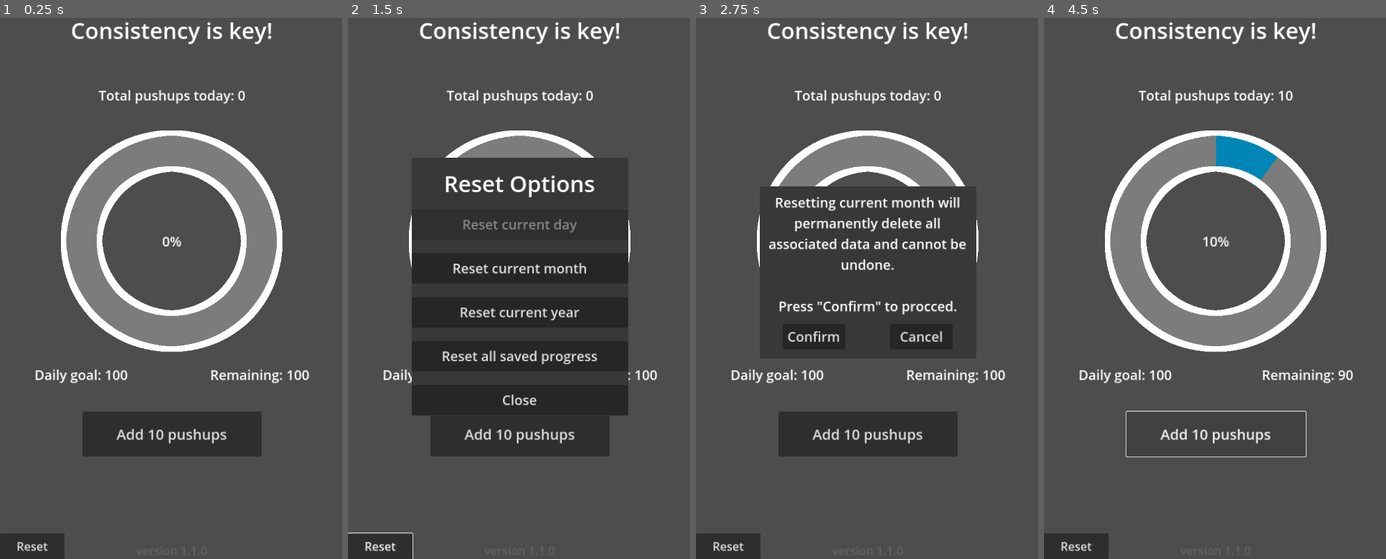
Above: before the commit, frames 1-4 (left to right).
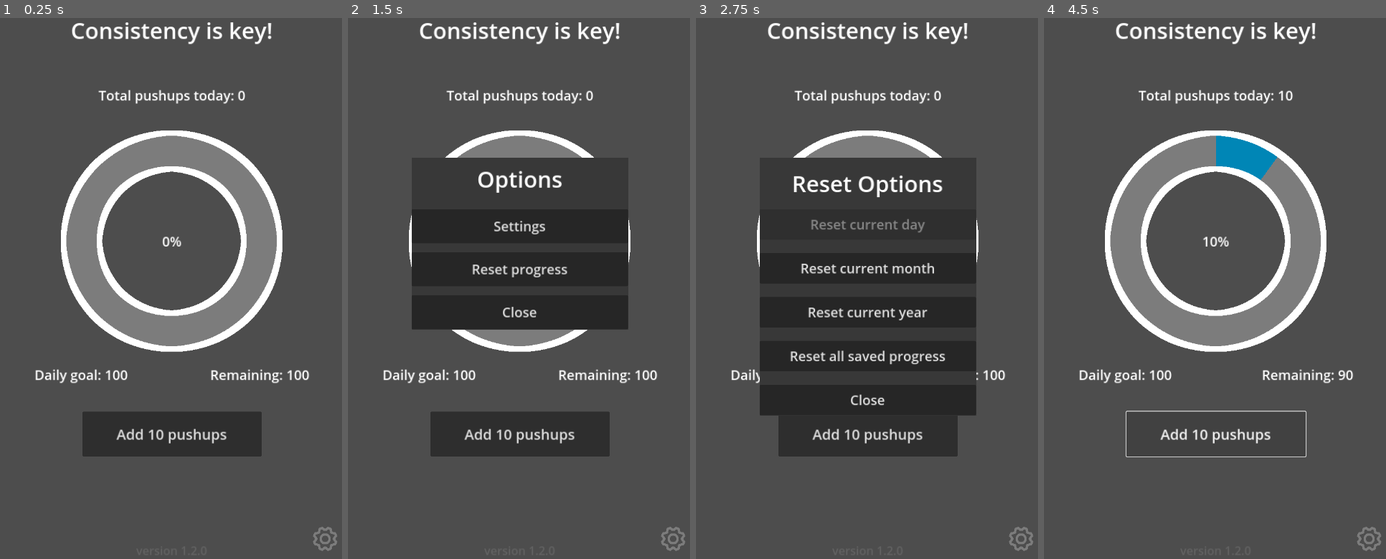
Above: after the commit, the same moments.

Repository: Vandreic/PushupProgression
Game: Godot game, scene res://src/main/main.tscn
Same seed, same stepped clock (60 frames per second), same inputs: the game is played once before the commit and once after it.
Inputs (mouse positions are in pixels of both pictures, inside the frame that each line leads up to):
- Up to frame 1 (0.25 s): no input
- Up to frame 2 (1.5 s): click (378, 548) at 0.5 s, where only the run before the commit has a clickable "Reset"; click (672, 537) at 1.27 s
- Up to frame 3 (2.75 s): click (867, 266) at 2 s, where only the run before the commit has a clickable "Reset current month"
- Up to frame 4 (4.5 s): click (1215, 310) at 2.75 s, where only the run after the commit has a clickable "Reset current year"; click "Confirm" at 3.5 s; click "Add 10 pushups" at 4.25 s

The runs differ from the first frame. In frame 1, 1.0% of the frame differs, in the area x 0-99%, y 94-100%; in frame 2, 11%; in frame 3, 12%, in the area x 0-99%, y 25-100%; in frame 4, 1.0%.

Commit message:
Created options menu & settings menu
Created options menu for settings and reset options. Daily goal and pushups per session can be changed in settings menu.

Diff:
--- a/project.godot
+++ b/project.godot
@@ -11,7 +11,7 @@
 [application]
 
 config/name="PushupProgression"
-config/version="1.1.0"
+config/version="1.2.0"
 run/main_scene="res://src/main/main.tscn"
 config/features=PackedStringArray("4.3", "GL Compatibility")
 config/icon="res://icon.svg"
@@ -34,8 +34,10 @@
 "res://global/": "red",
 "res://src/main/": "red",
 "res://src/ui/": "blue",
+"res://src/ui/options_menu/": "green",
+"res://src/ui/options_menu/reset_options_menu/": "orange",
+"res://src/ui/options_menu/settings_menu/": "orange",
 "res://src/ui/popup_confirm_box/": "orange",
-"res://src/ui/reset_options_menu/": "orange",
 "res://src/utilities/": "red"
 }
 
--- /dev/null
+++ b/src/ui/options_menu/options_menu.tscn
@@ -0,0 +1,62 @@
+[gd_scene load_steps=2 format=3 uid="uid://dmql83m487h3v"]
+
+[ext_resource type="Script" path="res://src/ui/options_menu/options_menu_manager.gd" id="1_3n07y"]
+
+[node name="OptionsMenu" type="CanvasLayer"]
+script = ExtResource("1_3n07y")
+
+[node name="FullWindow" type="Control" parent="."]
+layout_mode = 3
+anchors_preset = 15
+anchor_right = 1.0
+anchor_bottom = 1.0
+grow_horizontal = 2
+grow_vertical = 2
+
+[node name="BoxWindow" type="ColorRect" parent="FullWindow"]
+layout_mode = 1
+anchors_preset = -1
+anchor_left = 0.185
+anchor_top = 0.3
+anchor_right = 0.815
+anchor_bottom = 0.6
+color = Color(0.219608, 0.219608, 0.219608, 1)
+
+[node name="TitleLabel" type="Label" parent="FullWindow/BoxWindow"]
+layout_mode = 1
+anchors_preset = -1
+anchor_right = 1.0
+anchor_bottom = 0.25
+theme_override_font_sizes/font_size = 50
+text = "Options"
+horizontal_alignment = 1
+vertical_alignment = 1
+
+[node name="HBoxContainer" type="VBoxContainer" parent="FullWindow/BoxWindow"]
+layout_mode = 1
+anchors_preset = -1
+anchor_top = 0.3
+anchor_right = 1.0
+anchor_bottom = 1.0
+theme_override_constants/separation = 20
+
+[node name="SettingsButton" type="Button" parent="FullWindow/BoxWindow/HBoxContainer"]
+unique_name_in_owner = true
+layout_mode = 2
+size_flags_vertical = 3
+theme_override_font_sizes/font_size = 30
+text = "Settings"
+
+[node name="ResetMenuButton" type="Button" parent="FullWindow/BoxWindow/HBoxContainer"]
+unique_name_in_owner = true
+layout_mode = 2
+size_flags_vertical = 3
+theme_override_font_sizes/font_size = 30
+text = "Reset progress"
+
+[node name="CloseMenuButton" type="Button" parent="FullWindow/BoxWindow/HBoxContainer"]
+unique_name_in_owner = true
+layout_mode = 2
+size_flags_vertical = 3
+theme_override_font_sizes/font_size = 30
+text = "Close"
--- /dev/null
+++ b/src/ui/options_menu/options_menu_manager.gd
@@ -0,0 +1,65 @@
+## Options Menu Manager Script.
+##
+## This script controls the behavior of options menu. [br]
+##
+## [br]
+##
+## Path: [code]res://src/ui/options_menu/options_menu_manager_script.gd[/code]
+
+
+class_name OptionsMenuManager
+extends CanvasLayer
+
+
+## Settings button.
+@onready var settings_button: Button = %SettingsButton
+
+## Reset menu button.
+@onready var reset_menu_button: Button = %ResetMenuButton
+
+## Close options menu button.
+@onready var close_menu_button: Button = %CloseMenuButton
+
+
+## Signal: Emits when [member OptionsMenuManager.settings_button] pressed.
+signal settings_button_pressed
+
+## Signal: Emits when [member OptionsMenuManager.reset_menu_button] pressed.
+signal reset_menu_button_pressed
+
+
+## Close options menu (Removes scene from tree).
+func close_menu() -> void:
+	# Delete scene from tree
+	get_parent().remove_child(self)
+	queue_free()
+
+
+## On [member member OptionsMenuManager.settings_button] pressed.
+func _on_settings_button_pressed() -> void:
+	# Emit button signal
+	settings_button_pressed.emit()
+	# Close options menu
+	close_menu()
+
+
+## On [member member OptionsMenuManager.reset_menu_button] pressed.
+func _on_reset_menu_button_pressed() -> void:
+	# Emit button signal
+	reset_menu_button_pressed.emit()
+	# Close options menu
+	close_menu()
+
+
+## On [member PopupConfirmBoxManager.close_menu_button] pressed.
+func _on_close_menu_button_pressed() -> void:
+	# Close options menu
+	close_menu()
+
+
+# Called when the node enters the scene tree for the first time.
+func _ready() -> void:
+	# Connect pressed button signals
+	settings_button.pressed.connect(_on_settings_button_pressed)
+	reset_menu_button.pressed.connect(_on_reset_menu_button_pressed)
+	close_menu_button.pressed.connect(close_menu)
--- a/src/ui/reset_options_menu/reset_options_menu.tscn
+++ b/src/ui/options_menu/reset_options_menu/reset_options_menu.tscn
@@ -1,6 +1,6 @@
 [gd_scene load_steps=2 format=3 uid="uid://dxymi4ampb52w"]
 
-[ext_resource type="Script" path="res://src/ui/reset_options_menu/reset_options_menu_manager.gd" id="1_ilmwj"]
+[ext_resource type="Script" path="res://src/ui/options_menu/reset_options_menu/reset_options_menu_manager.gd" id="1_ilmwj"]
 
 [node name="ResetOptionsMenu" type="CanvasLayer"]
 script = ExtResource("1_ilmwj")
--- a/src/ui/reset_options_menu/reset_options_menu_manager.gd
+++ b/src/ui/options_menu/reset_options_menu/reset_options_menu_manager.gd
@@ -1,6 +1,6 @@
 ## Reset Options Menu Manager Script.
 ##
-## This script controls the behavior of the reset options menu. [br]
+## This script controls the behavior of reset options menu. [br]
 ##
 ## [br]
 ##
@@ -49,7 +49,7 @@
 
 
 ## Close reset menu (Removes scene from tree).
-func close_reset_menu() -> void:
+func close_menu() -> void:
 	# Delete scene from tree
 	get_parent().remove_child(self)
 	queue_free()
@@ -60,7 +60,7 @@
 	# Emit button signal
 	reset_current_day_button_pressed.emit()
 	# Close reset menu
-	close_reset_menu()
+	close_menu()
 
 
 # On [member ResetOptionsMenuManager.reset_current_week_button] pressed.
@@ -68,7 +68,7 @@
 	## Emit button signal
 	#reset_current_week_button_pressed.emit()
 	## Close reset menu
-	#close_reset_menu()
+	#close_menu()
 
 
 ## On [member ResetOptionsMenuManager.reset_current_month_button] pressed.
@@ -76,7 +76,7 @@
 	# Emit button signal
 	reset_current_month_button_pressed.emit()
 	# Close reset menu
-	close_reset_menu()
+	close_menu()
 
 
 ## On [member ResetOptionsMenuManager.reset_current_year_button] pressed.
@@ -84,7 +84,7 @@
 	# Emit button signal
 	reset_current_year_button_pressed.emit()
 	# Close reset menu
-	close_reset_menu()
+	close_menu()
 
 
 ## On [member ResetOptionsMenuManager.reset_all_button] pressed.
@@ -92,12 +92,12 @@
 	# Emit button signal
 	reset_all_button_pressed.emit()
 	# Close reset menu
-	close_reset_menu()
+	close_menu()
 
 
 ## On [member ResetOptionsMenuManager.close_menu_button] pressed.
 func _on_close_menu_button_pressed() -> void:
-	close_reset_menu()
+	close_menu()
 
 
 # Called when the node enters the scene tree for the first time.
--- /dev/null
+++ b/src/ui/options_menu/settings_menu/settings_menu.tscn
@@ -0,0 +1,97 @@
+[gd_scene load_steps=2 format=3 uid="uid://3lf5b3nw6mw2"]
+
+[ext_resource type="Script" path="res://src/ui/options_menu/settings_menu/settings_menu_manager.gd" id="1_codi5"]
+
+[node name="SettingsMenu" type="CanvasLayer"]
+script = ExtResource("1_codi5")
+
+[node name="FullWindow" type="Control" parent="."]
+layout_mode = 3
+anchors_preset = 15
+anchor_right = 1.0
+anchor_bottom = 1.0
+grow_horizontal = 2
+grow_vertical = 2
+
+[node name="BoxWindow" type="ColorRect" parent="FullWindow"]
+layout_mode = 1
+anchors_preset = -1
+anchor_left = 0.185
+anchor_top = 0.3
+anchor_right = 0.815
+anchor_bottom = 0.7
+color = Color(0.219608, 0.219608, 0.219608, 1)
+
+[node name="TitleLabel" type="Label" parent="FullWindow/BoxWindow"]
+layout_mode = 1
+anchors_preset = -1
+anchor_right = 1.0
+anchor_bottom = 0.25
+theme_override_font_sizes/font_size = 50
+text = "Settings"
+horizontal_alignment = 1
+vertical_alignment = 1
+
+[node name="SettingsContainer" type="VBoxContainer" parent="FullWindow/BoxWindow"]
+layout_mode = 1
+anchors_preset = -1
+anchor_left = 0.025
+anchor_top = 0.3
+anchor_right = 0.975
+anchor_bottom = 0.9
+
+[node name="DailyGoalContainer" type="VBoxContainer" parent="FullWindow/BoxWindow/SettingsContainer"]
+layout_mode = 2
+size_flags_vertical = 3
+theme_override_constants/separation = 15
+
+[node name="DailyGoalLabel" type="Label" parent="FullWindow/BoxWindow/SettingsContainer/DailyGoalContainer"]
+layout_mode = 2
+theme_override_font_sizes/font_size = 30
+text = "Daily goal"
+horizontal_alignment = 1
+vertical_alignment = 1
+
+[node name="DailyGoalInput" type="LineEdit" parent="FullWindow/BoxWindow/SettingsContainer/DailyGoalContainer"]
+unique_name_in_owner = true
+custom_minimum_size = Vector2(300, 0)
+layout_mode = 2
+size_flags_horizontal = 4
+theme_override_font_sizes/font_size = 30
+placeholder_text = "Enter number..."
+alignment = 1
+clear_button_enabled = true
+
+[node name="PushupsPerSessionContainer" type="VBoxContainer" parent="FullWindow/BoxWindow/SettingsContainer"]
+layout_mode = 2
+size_flags_vertical = 3
+theme_override_constants/separation = 15
+
+[node name="PushupsPerSessionLabel" type="Label" parent="FullWindow/BoxWindow/SettingsContainer/PushupsPerSessionContainer"]
+layout_mode = 2
+theme_override_font_sizes/font_size = 30
+text = "Pushups per session"
+horizontal_alignment = 1
+vertical_alignment = 1
+
+[node name="PushupsPerSessionInput" type="LineEdit" parent="FullWindow/BoxWindow/SettingsContainer/PushupsPerSessionContainer"]
+unique_name_in_owner = true
+auto_translate_mode = 1
+custom_minimum_size = Vector2(300, 0)
+layout_mode = 2
+size_flags_horizontal = 4
+theme_override_font_sizes/font_size = 30
+placeholder_text = "Enter number..."
+alignment = 1
+clear_button_enabled = true
+
+[node name="CloseMenuButton" type="Button" parent="FullWindow/BoxWindow"]
+unique_name_in_owner = true
+layout_mode = 1
+anchors_preset = -1
+anchor_top = 0.9
+anchor_right = 1.0
+anchor_bottom = 1.0
+size_flags_vertical = 3
+theme_override_font_sizes/font_size = 30
+text = "Close"
--- /dev/null
+++ b/src/ui/options_menu/settings_menu/settings_menu_manager.gd
@@ -0,0 +1,71 @@
+## Settings Menu Manager Script.
+##
+## This script controls the behavior of settings menu. [br]
+##
+## [br]
+##
+## Path: [code]res://src/ui/options_menu/settings_menu/settings_menu_manager_script.gd[/code]
+
+#TODO: Restrict input fields to only digits
+
+
+class_name SettingsMenuManager
+extends CanvasLayer
+
+
+## Daily goal input field.
+@onready var daily_goal_input: LineEdit = %DailyGoalInput
+
+## Pushups per session input field.
+@onready var pushups_per_session_input: LineEdit = %PushupsPerSessionInput
+
+## Close settings menu button.
+@onready var close_menu_button: Button = %CloseMenuButton
+
+## RegEx / Regular Expression (Used for input fields)
+@onready var regex: RegEx = RegEx.new()
+
+
+## Close settings menu (Removes scene from tree).
+func close_menu() -> void:
+	# Delete scene from tree
+	get_parent().remove_child(self)
+	queue_free()
+
+
+## On [member SettingsMenuManager.close_menu_button] pressed.
+func _on_close_menu_button_pressed() -> void:
+
+	# Search daily goal input text for digits
+	var daily_goal_input_text = regex.search(daily_goal_input.text)
+	if daily_goal_input_text:
+		GlobalVariables.daily_pushups_goal = int(daily_goal_input.text)
+		print("Good daily goal!")
+	elif daily_goal_input.text.is_empty():
+		print("No daily goal set.")
+	else:
+		print("Bad daily goal...")
+
+	# Search pushups per session input text for digits
+	var pushups_per_session_input_text = regex.search(pushups_per_session_input.text)
+	if pushups_per_session_input_text:
+		GlobalVariables.pushups_per_session = int(pushups_per_session_input.text)
+		print("Good pushups per session!")
+	elif pushups_per_session_input.text.is_empty():
+		print("No pushups per session set.")
+	else:
+		print("Bad pushups per session...")
+
+	get_tree().call_group("save_system", "save_data")
+	get_tree().call_group("ui_manager", "update_ui")
+
+	# Close settings menu
+	close_menu()
+
+
+# Called when the node enters the scene tree for the first time.
+func _ready() -> void:
+	# Connect pressed button signals
+	close_menu_button.pressed.connect(_on_close_menu_button_pressed)
+	# Compiles and assign search pattern for regex (Only digits)
+	regex.compile("^[0-9]+$")
--- a/src/ui/ui.tscn
+++ b/src/ui/ui.tscn
@@ -1,9 +1,11 @@
-[gd_scene load_steps=5 format=3 uid="uid://bv2v88irqyogj"]
+[gd_scene load_steps=7 format=3 uid="uid://bv2v88irqyogj"]
 
 [ext_resource type="Script" path="res://src/ui/ui_manager.gd" id="1_8wh5j"]
 [ext_resource type="Texture2D" uid="uid://d13gqxbmtf6rg" path="res://assets/progress _icon/progress_bar_under.png" id="2_miyvb"]
 [ext_resource type="Texture2D" uid="uid://be0a0aiqer2cv" path="res://assets/progress _icon/progress_bar_over.png" id="3_03rnj"]
 [ext_resource type="Texture2D" uid="uid://0eci0l65srde" path="res://assets/progress _icon/progress_bar_progress.png" id="4_hs708"]
+[ext_resource type="Texture2D" uid="uid://bqc88w0kgbwhk" path="res://assets/icons/options_menu_button_normal.png" id="5_5ag4w"]
+[ext_resource type="Texture2D" uid="uid://6eg6c7ec3dik" path="res://assets/icons/options_menu_button_pressed.png" id="6_y5tyq"]
 
 [node name="UI" type="CanvasLayer"]
 
@@ -93,6 +95,19 @@
 theme_override_font_sizes/font_size = 32
 text = "Add 10 pushups"
 
+[node name="OptionsMenuButton" type="TextureButton" parent="."]
+unique_name_in_owner = true
+anchors_preset = -1
+anchor_left = 0.9
+anchor_top = 0.94
+anchor_right = 0.99
+anchor_bottom = 0.99
+grow_horizontal = 2
+grow_vertical = 2
+texture_normal = ExtResource("5_5ag4w")
+texture_pressed = ExtResource("6_y5tyq")
+stretch_mode = 5
+
 [node name="AppVersion" type="Label" parent="."]
 unique_name_in_owner = true
 modulate = Color(1, 1, 1, 0.117647)
@@ -106,14 +121,3 @@
 theme_override_font_sizes/font_size = 26
 horizontal_alignment = 1
 vertical_alignment = 1
-
-[node name="ResetProgressionButton" type="Button" parent="."]
-unique_name_in_owner = true
-anchors_preset = 2
-anchor_top = 1.0
-anchor_bottom = 1.0
-offset_top = -57.0
-offset_right = 144.0
-grow_vertical = 0
-theme_override_font_sizes/font_size = 26
-text = "Reset"
--- a/src/ui/ui_manager.gd
+++ b/src/ui/ui_manager.gd
@@ -31,20 +31,28 @@
 ## Remaining pushups label.
 @onready var remaining_pushups_label: Label = %RemainingPushupsLabel
 
-## Button: Add pushups.
+## Add pushups button.
 @onready var add_pushups_button: Button = %AddPushupsButton
 
-## Button: Reset progression.
-@onready var reset_progression_button: Button = %ResetProgressionButton
+## Open options menu button.
+@onready var options_menu_button: TextureButton = %OptionsMenuButton
 
 ## App versiob label.
 @onready var app_version: Label = %AppVersion
 
 
+## Open settings menu button.
+func open_settings_menu() -> void:
+	# Instantiate reset options menu scene
+	var settings_menu: CanvasLayer = load("res://src/ui/options_menu/settings_menu/settings_menu.tscn").instantiate()
+	# Add scene to tree (Needed before modifying)
+	get_parent().add_child(settings_menu)
+
+
 ## Open reset options menu.
 func open_reset_options_menu() -> void:
 	# Instantiate reset options menu scene
-	var options_menu: CanvasLayer = load("res://src/ui/reset_options_menu/reset_options_menu.tscn").instantiate()
+	var options_menu: CanvasLayer = load("res://src/ui/options_menu/reset_options_menu/reset_options_menu.tscn").instantiate()
 	# Add scene to tree (Needed before modifying)
 	get_parent().add_child(options_menu)
 	# Connect signals, passing a reset option
@@ -168,17 +176,21 @@
 	update_ui()
 
 
-## On [member UIManager.reset_progression_button] pressed.
-func _on_reset_progression_button_pressed() -> void:
-	# Open reset options menu
-	open_reset_options_menu()
+## On [member UIManager.options_menu_button] pressed.
+func _on_options_menu_button_pressed() -> void:
+	# Instantiate options menu scene
+	var options_menu: CanvasLayer = load("res://src/ui/options_menu/options_menu.tscn").instantiate()
+	# Add scene to tree (Needed before modifying)
+	get_parent().add_child(options_menu)
+	# Connect to custom pressed button signals
+	options_menu.settings_button_pressed.connect(open_settings_menu)
+	options_menu.reset_menu_button_pressed.connect(open_reset_options_menu)
 
 
 # Called when the node enters the scene tree for the first time.
 func _ready():
 	# Set app version label
 	app_version.text = "version " + str(ProjectSettings.get_setting("application/config/version"))
-
 	# Connect pressed button signals
 	add_pushups_button.pressed.connect(_on_add_pushups_button_pressed)
-	reset_progression_button.pressed.connect(_on_reset_progression_button_pressed)
+	options_menu_button.pressed.connect(_on_options_menu_button_pressed)
--- a/src/utilities/save_system.gd
+++ b/src/utilities/save_system.gd
@@ -430,15 +430,13 @@
 		# Add dates to calendar dictionary
 		calendar_dict["calendar"] = years_dict
 
-		print("Load data:\n", calendar_dict["calendar"])
-
 		# Create save dictionary from saved calendar
 		create_save_data_dict_from_saved_data(calendar_dict)
 
 
 ## Reset all progression data.
 func reset_data(reset_option: String) -> void:
-	print("Deleting all game progress... This CANNOT be undone.")
+	print("Deleting saved progress... This CANNOT be undone.")
 
 	# Get datetime as dictionary from system
 	var datetime_dict: Dictionary = Time.get_datetime_dict_from_system()
@@ -475,7 +473,7 @@
 			GlobalVariables.save_data_dict["calendar"][current_year][current_month][current_day]["sessions"] = {}
 
 		"current_year":
-			print("Resetting saved progression for current year: ", current_year)
+			print("Resetting saved progression for current year.")
 			reset_global_values()
 			GlobalVariables.save_data_dict["calendar"][current_year].clear()
 			# Create new dictionary for current date
@@ -499,11 +497,11 @@
 		_:
 			print("Unsupported reset option:", reset_option)
 
+	# Game reset successful
+	print("Game reset succesful. Progress erased.")
+
 	# Save data
 	save_data()
-
-	# Game reset successful
-	print("Game reset succesful. All progress erased.")
 
 
 ## Reset global values.
Binary file added: assets/icons/extra_options_menu_icons/option_menu_normal_2.png
Binary file added: assets/icons/extra_options_menu_icons/option_menu_pressed_2.png
Binary file added: assets/icons/extra_options_menu_icons/options_menu_button_normal_3.png
Binary file added: assets/icons/extra_options_menu_icons/options_menu_button_pressed_3.png
Binary file added: assets/icons/options_menu_button_normal.png
Binary file added: assets/icons/options_menu_button_pressed.png
Not shown, changed: README.md
